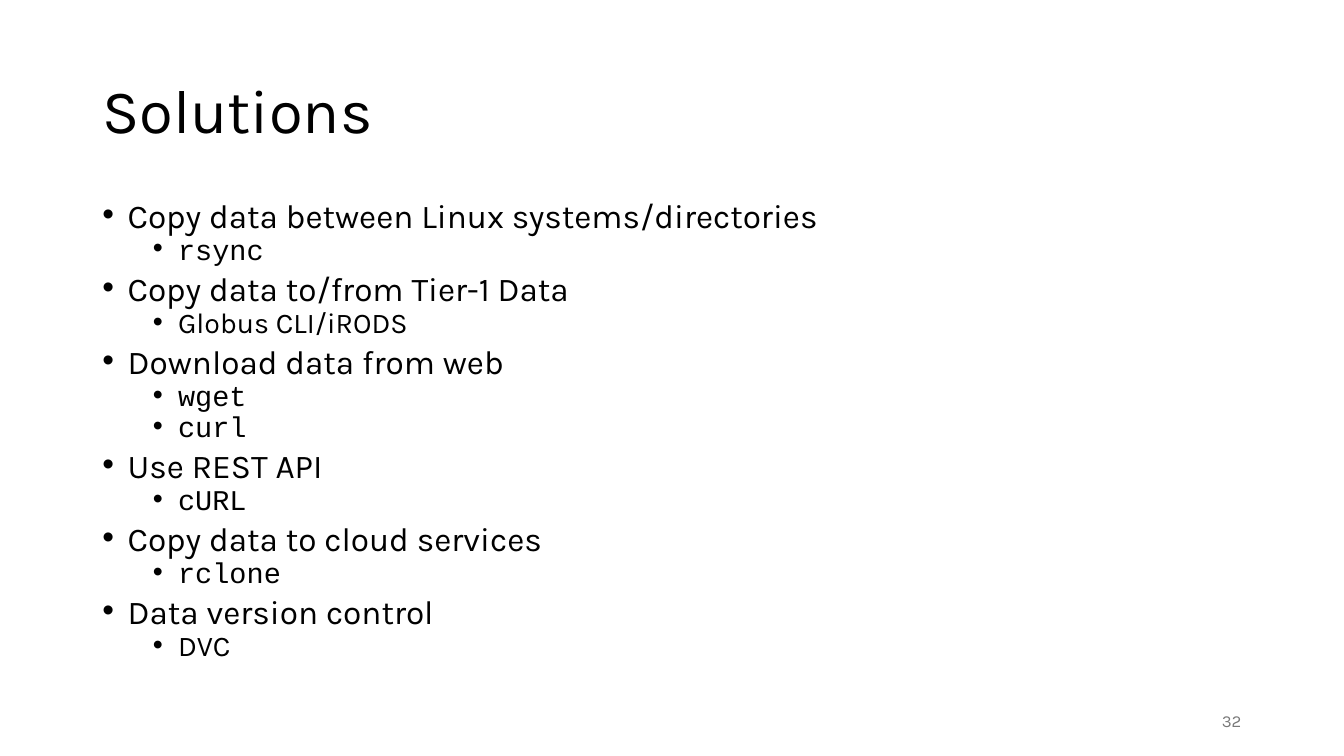
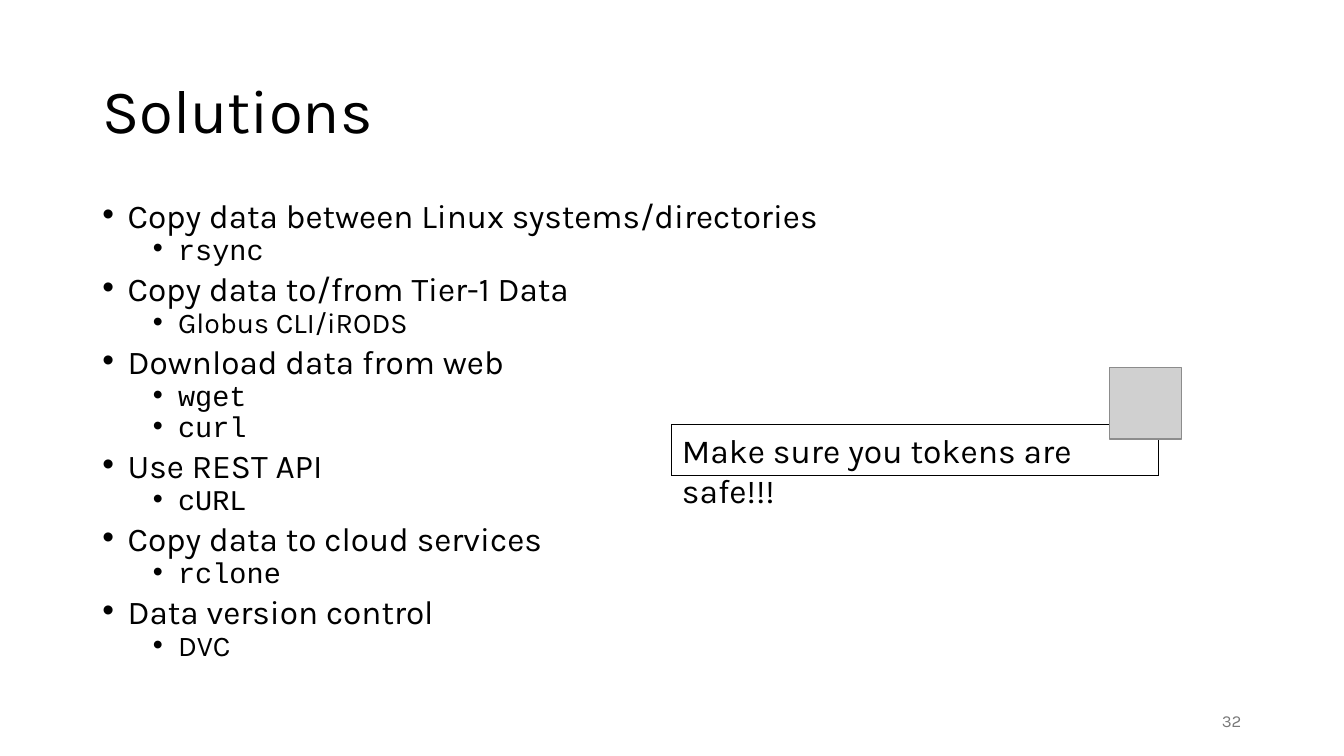
Before and after one commit to gjbex/Workflows-for-HPC, a slide deck: slide 32 of workflow_for_HPC.pptx. Drawn at 1344x756 pixels with LibreOffice and Linux fonts; fonts in the diff are those of the drawing; grey boxes stand for pictures. Boxes give left, top, right and bottom in pixels: in the first picture for what was removed or moved away, otherwise in the second. Text is boxed around its words. In the diff, an @@ line names an element or a change of style, - is before the commit and + after.

```diff
--- a/workflow_for_HPC.pptx
+++ b/workflow_for_HPC.pptx
@@ picture added at bbox=[1110, 368, 1182, 440] @@
@@ rectangle added at bbox=[673, 424, 1159, 475], outline #000000 0.75 pt, 24 pt, text #000000 @@
+Make sure you tokens are safe!!!
```
